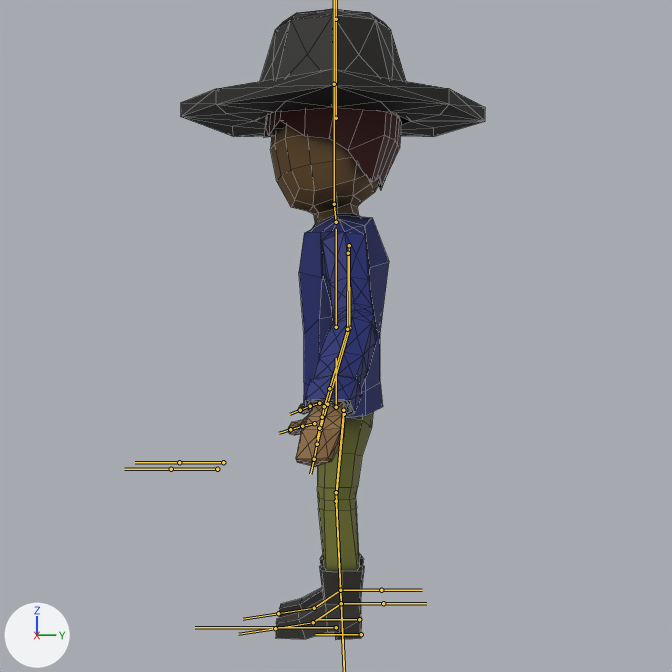
An edit to the Blender file art/ray/project.blend, drawn before and after from the same camera.
Camera for both pictures: the file's camera 'Camera'. The lights are fixed; the arrows at lower left show +X, +Y and +Z. The bones that bend it are drawn over the model as lines. Mesh edges are drawn as thin lines.

Names of what the first picture shows: 'Character'.
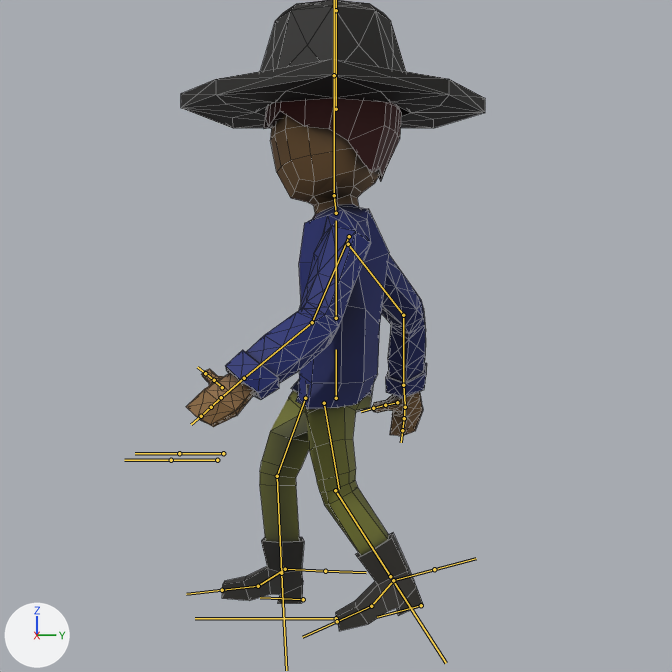
The newer file adds an action. The first version stands in its rest pose; the second is drawn at frame 11 of the action 'Push-1'.

Where the change shows, as pixel boxes (x1, y1, x2, y2) in the pictures (672 x 672 px):
'Character', posed: before (181, 9, 485, 640); after (181, 0, 485, 631)
bone 'Upper Arm.L', root to tip: before (349, 245) to (349, 328); after (349, 236) to (312, 322)
bone 'Lower Arm.L', root to tip: before (349, 328) to (327, 404); after (312, 322) to (244, 378)
bone 'Upper Arm.R', root to tip: before (348, 253) to (347, 329); after (348, 244) to (403, 315)
bone 'Lower Arm.R', root to tip: before (347, 329) to (329, 388); after (403, 315) to (403, 385)
bone 'Upper Leg.L', root to tip: before (344, 414) to (336, 501); after (324, 403) to (339, 489)
bone 'Lower Leg.L', root to tip: before (336, 501) to (341, 603); after (335, 490) to (390, 576)
bone 'Upper Leg.R', root to tip: before (343, 410) to (336, 492); after (305, 398) to (277, 476)
bone 'Lower Leg.R', root to tip: before (336, 492) to (340, 590); after (277, 476) to (281, 573)
bone 'Leg Control.L', root to tip: before (361, 634) to (315, 634); after (421, 605) to (377, 617)
bone 'Leg Control.R', root to tip: before (359, 619) to (316, 619); after (303, 599) to (260, 597)

Patch to the scene script:
```diff
--- a/art/ray/project.blend.py
+++ b/art/ray/project.blend.py
@@ bone_rig_object @@
 bone_rig_object = bpy.data.objects['Armature']  # the whole rig 'Armature'
-bone_rig_object.location = (0.0, 0.0, 5.66)
+bone_rig_object.location = (0.0, 0.0, 5.89)
@@ bone_upper_arm_l @@
 bone_upper_arm_l = bpy.data.objects['Armature'].pose.bones['Upper Arm.L']  # child of 'Chest'
-bone_upper_arm_l.rotation_euler = (0.0, 0.0, 0.0)  # degrees (0, 0, 0)
+bone_upper_arm_l.rotation_euler = (0.175, -0.524, 0.262)  # degrees (10, -30, 15)
@@ bone_lower_arm_l @@
 bone_lower_arm_l = bpy.data.objects['Armature'].pose.bones['Lower Arm.L']  # child of 'Upper Arm.L'
-bone_lower_arm_l.rotation_euler = (0.0, 0.0, 0.0)  # degrees (0, 0, 0)
+bone_lower_arm_l.rotation_euler = (0.175, 0.175, 0.262)  # degrees (10, 10, 15)
@@ bone_upper_arm_r @@
 bone_upper_arm_r = bpy.data.objects['Armature'].pose.bones['Upper Arm.R']  # child of 'Chest'
-bone_upper_arm_r.rotation_euler = (0.0, 0.0, 0.0)  # degrees (0, 0, 0)
+bone_upper_arm_r.rotation_euler = (0.175, 0.349, 0.698)  # degrees (10, 20, 40)
@@ bone_lower_arm_r @@
 bone_lower_arm_r = bpy.data.objects['Armature'].pose.bones['Lower Arm.R']  # child of 'Upper Arm.R'
-bone_lower_arm_r.rotation_euler = (0.0, 0.0, 0.0)  # degrees (0, 0, 0)
+bone_lower_arm_r.rotation_euler = (0.175, -0.175, -0.349)  # degrees (10, -10, -20)
@@ bone_upper_leg_l @@
 bone_upper_leg_l = bpy.data.objects['Armature'].pose.bones['Upper Leg.L']  # child of 'Torso'
-bone_upper_leg_l.location = (0.0, 0.0, 0.0)
-bone_upper_leg_l.rotation_euler = (0.0, 0.0, 0.0)  # degrees (0, 0, 0)
+bone_upper_leg_l.location = (0.0, 0.0, -0.5)
+bone_upper_leg_l.rotation_euler = (0.262, 0.0, 0.0)  # degrees (15, 0, 0)
@@ bone_lower_leg_l @@
 bone_lower_leg_l = bpy.data.objects['Armature'].pose.bones['Lower Leg.L']  # child of 'Upper Leg.L'
-bone_lower_leg_l.location = (0.0, 0.0, 0.0)
-bone_lower_leg_l.rotation_euler = (0.0, 0.0, 0.0)  # degrees (0, 0, 0)
+bone_lower_leg_l.location = (0.0, 0.0, 0.1)
+bone_lower_leg_l.rotation_euler = (-0.262, 0.0, 0.0)  # degrees (-15, 0, 0)
@@ bone_upper_leg_r @@
 bone_upper_leg_r = bpy.data.objects['Armature'].pose.bones['Upper Leg.R']  # child of 'Torso'
-bone_upper_leg_r.location = (0.0, 0.0, 0.0)
-bone_upper_leg_r.rotation_euler = (0.0, 0.0, 0.0)  # degrees (0, 0, 0)
+bone_upper_leg_r.location = (0.0, 0.0, -1.0)
+bone_upper_leg_r.rotation_euler = (-0.262, 0.0, 0.0)  # degrees (-15, 0, 0)
@@ bone_lower_leg_r @@
 bone_lower_leg_r = bpy.data.objects['Armature'].pose.bones['Lower Leg.R']  # child of 'Upper Leg.R'
-bone_lower_leg_r.rotation_euler = (0.0, 0.0, 0.0)  # degrees (0, 0, 0)
+bone_lower_leg_r.rotation_euler = (-0.262, 0.0, 0.0)  # degrees (-15, 0, 0)
@@ bone_leg_control_l @@
 bone_leg_control_l = bpy.data.objects['Armature'].pose.bones['Leg Control.L']  # child of 'Root'
-bone_leg_control_l.location = (0.0, 0.0, 0.0)
-bone_leg_control_l.rotation_euler = (0.0, 0.0, 0.0)  # degrees (0, 0, 0)
+bone_leg_control_l.location = (0.0, -1.5, -0.5)
+bone_leg_control_l.rotation_euler = (0.262, 0.0, 0.0)  # degrees (15, 0, 0)
@@ bone_leg_control_r @@
 bone_leg_control_r = bpy.data.objects['Armature'].pose.bones['Leg Control.R']  # child of 'Root'
-bone_leg_control_r.location = (0.0, 0.0, 0.0)
-bone_leg_control_r.rotation_euler = (0.0, 0.0, 0.0)  # degrees (0, 0, 0)
+bone_leg_control_r.location = (0.0, 1.5, -0.3)
+bone_leg_control_r.rotation_euler = (-0.0349, 0.0, 0.0)  # degrees (-2, 0, 0)
```
